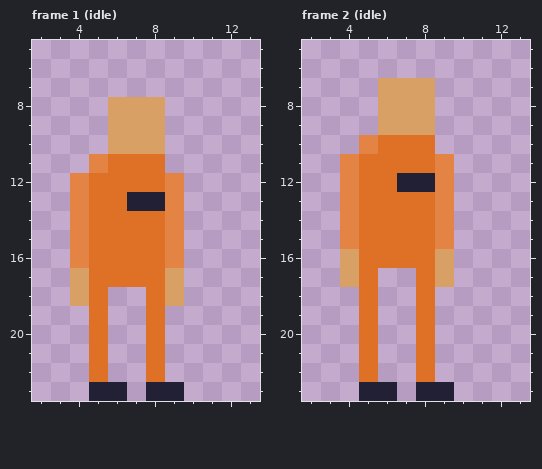
One commit to this pixel-art file: art/ase/hero.aseprite. Above, as it was before the edit.
16x24 pixels, 16 frames. Shown: frame 1 (idle): x 2..13, y 5..23; frame 2 (idle): x 2..13, y 5..23.
After:
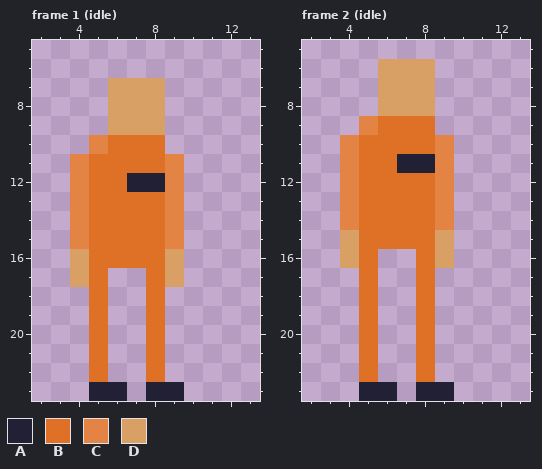
Palette (. is transparent): A #222034  B #df7126  C #e38445  D #d9a066
The edit:
Changed rows in their new state; - is an unchanged pixel.
Frame 1 (idle):
first column x 4:
 7 --DDD-
10 -CBBB-
11 CB---C
12 ---AA-
13 ---BB-
16 D----D
17 --..--
18 .----.
Frame 2 (idle):
first column x 4:
 6 --DDD-
 9 -CBBB-
10 CB---C
11 ---AA-
12 ---BB-
15 D----D
16 --..--
17 .----.
Where, in picture pixels (left, top, right, bottom), the same in both pictures:
changed: (70, 78, 184, 306)
changed: (340, 59, 454, 287)
